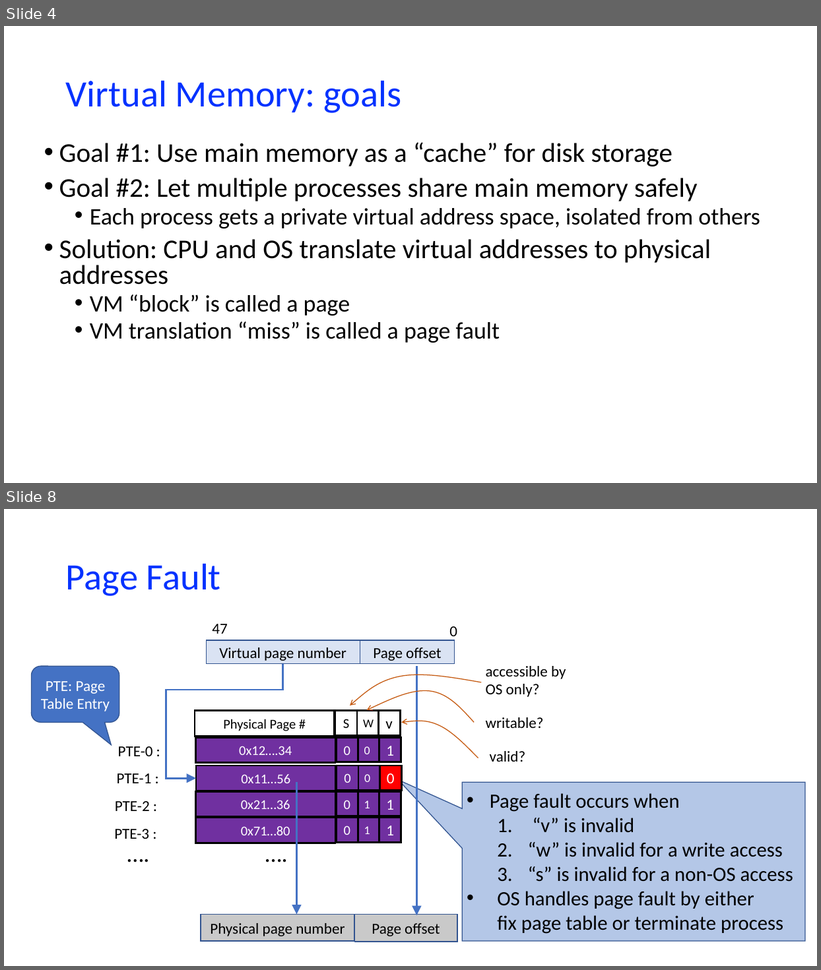
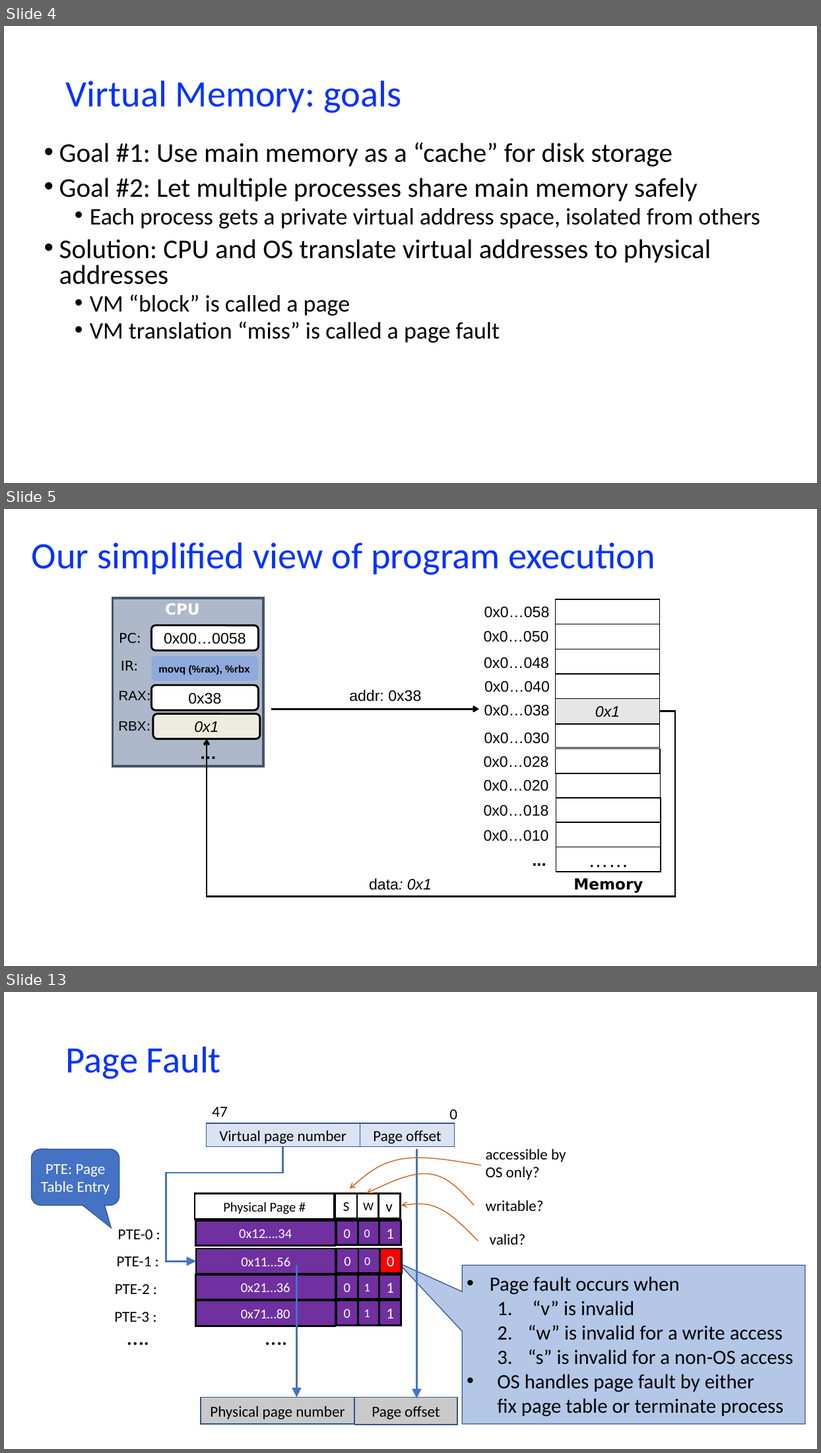
Before and after one commit to NYU-CSO/nyu-cso.github.io, a slide deck: notes/arch-mem2.pptx. Shown one above the other, each under a label of ours: slides 4 and 8 before the commit, slides 4, 5 and 13 after it; the slides between them are not shown. The pictures are 821x970 and 821x1453 pixels, drawn with LibreOffice and Linux fonts; fonts in the diff are those of the drawing. Boxes give left, top, right and bottom in pixels: in the first picture for what was removed or moved away, otherwise in the second. Text is boxed around its words. In the diff, an @@ line names an element or a change of style, - is before the commit and + after.

```diff
--- a/notes/arch-mem2.pptx
+++ b/notes/arch-mem2.pptx
@@ slide 5 added at (4,509,817,966), background #FFFFFF @@
@@ title added at (32,542,656,575), 44 pt, text #0432FF @@
+Our simplified view of program execution
@@ text added at (349,690,421,702), 18 pt, text #000000 @@
+addr: 0x38
@@ group added at (113,598,264,766): 6 texts, 4 rounded rectangles, 1 rectangle @@
+CPU
+0x00…0058
+PC:
+IR:
+movq (%rax), %rbx
+RAX:
+0x38
+0x1
+…
+RBX:
@@ elbow arrow added from (660, 712) to (207, 739), #000000 2.25 pt @@
@@ arrow added from (271, 709) to (479, 709), #000000 2.25 pt @@
@@ group added at (484,599,661,893): 12 texts, 11 rectangles @@
+Memory
+0x1
+……
+0x0…058
+0x0…050
+0x0…010
+0x0…018
+0x0…020
+0x0…028
+0x0…030
+0x0…038
+0x0…040
+0x0…048
+...
@@ text added at (369,879,432,890), 18 pt, text #000000 @@
+data: 0x1
@@ what was slide 8 is now slide 13 @@
```
Also in this commit, not shown: 3 slides changed, 4 other slides added, 1 other file.
